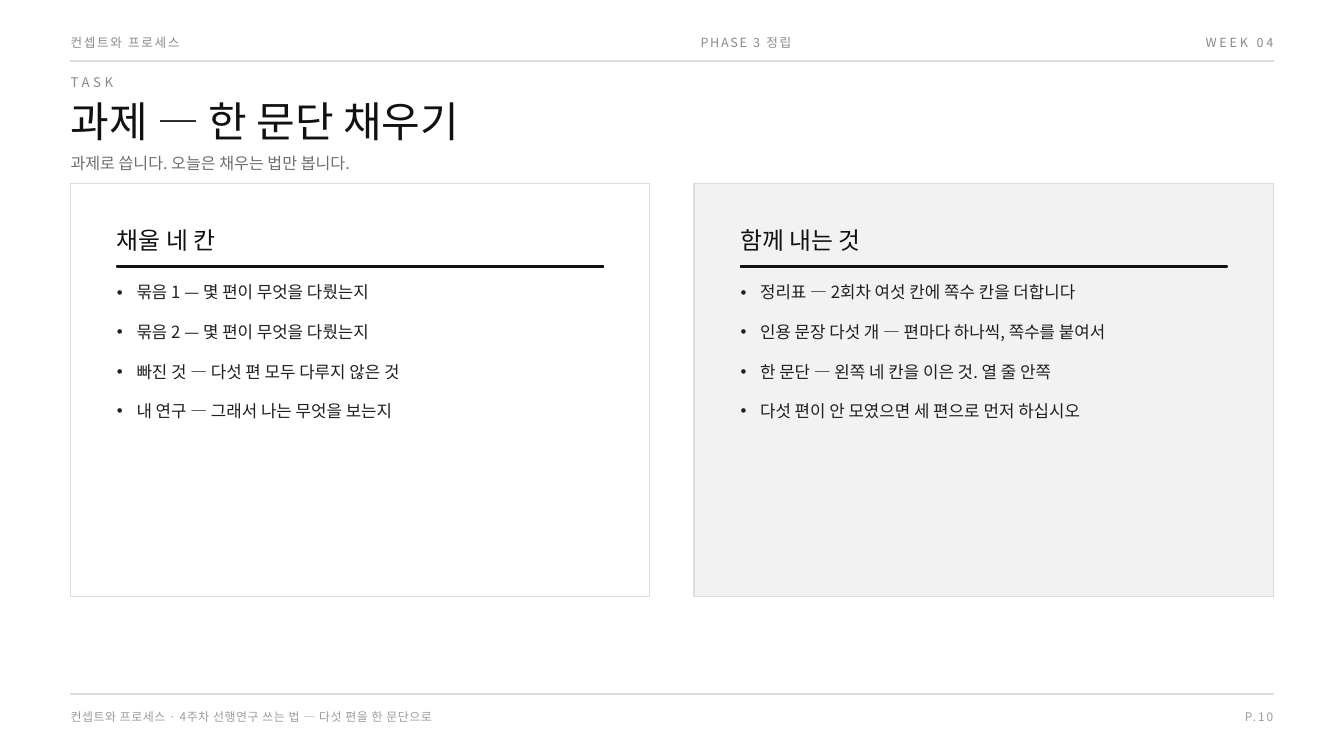
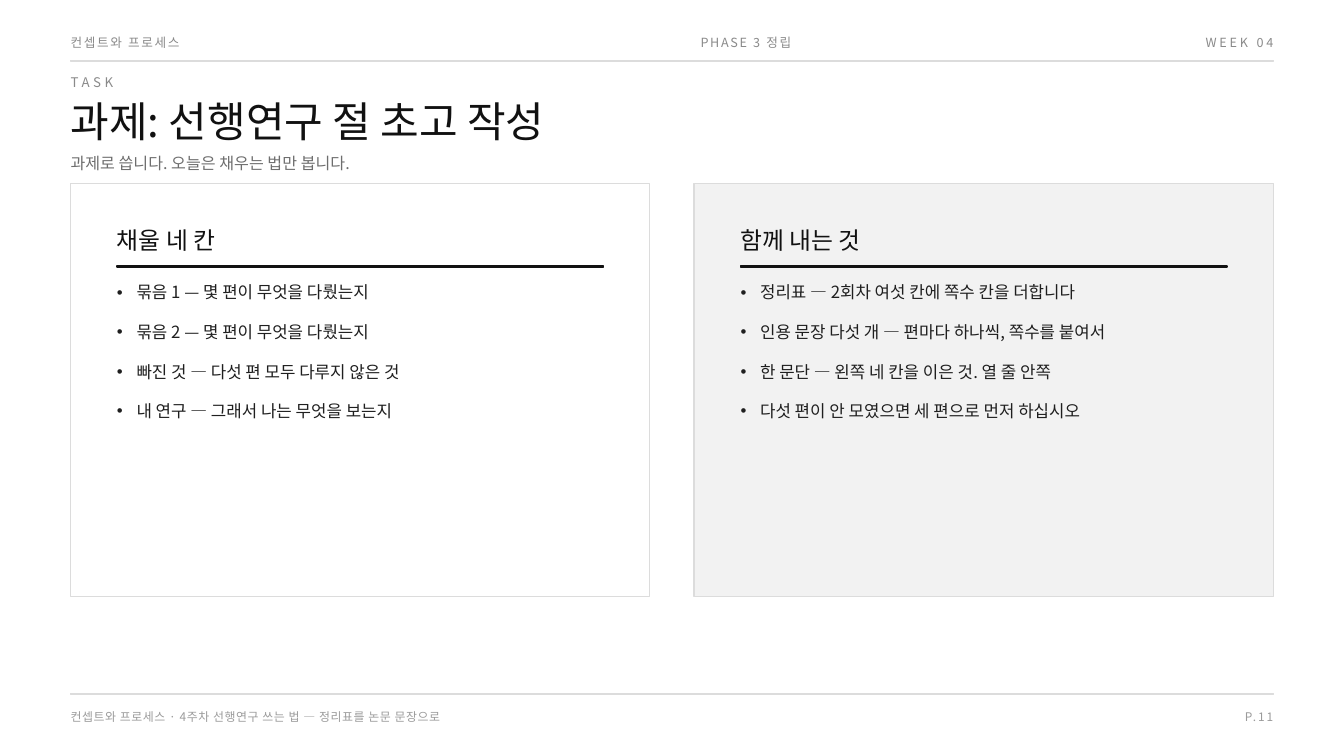
Before and after one commit to design-eng/MIN.D, a slide deck: slide 17 of dist/weeks-대학원/컨셉트와프로세스_04주차_선행연구쓰는법.pptx (slide 16 before the commit). Drawn at 1344x756 pixels with LibreOffice and Linux fonts; fonts in the diff are those of the drawing. Boxes give left, top, right and bottom in pixels: in the first picture for what was removed or moved away, otherwise in the second. Text is boxed around its words. In the diff, an @@ line names an element or a change of style, - is before the commit and + after.

```diff
--- a/dist/weeks-대학원/컨셉트와프로세스_04주차_선행연구쓰는법.pptx
+++ b/dist/weeks-대학원/컨셉트와프로세스_04주차_선행연구쓰는법.pptx
@@ text at bbox=[71, 102, 544, 141]: text changed @@
-과제 — 한 문단 채우기
+과제: 선행연구 절 초고 작성
@@ text at bbox=[71, 711, 441, 722]: text changed @@
-컨셉트와 프로세스 · 4주차 선행연구 쓰는 법 — 다섯 편을 한 문단으로
+컨셉트와 프로세스 · 4주차 선행연구 쓰는 법 — 정리표를 논문 문장으로
```
Also in this commit, not shown: 17 other slides changed, 1 slide added, 5 other files.
